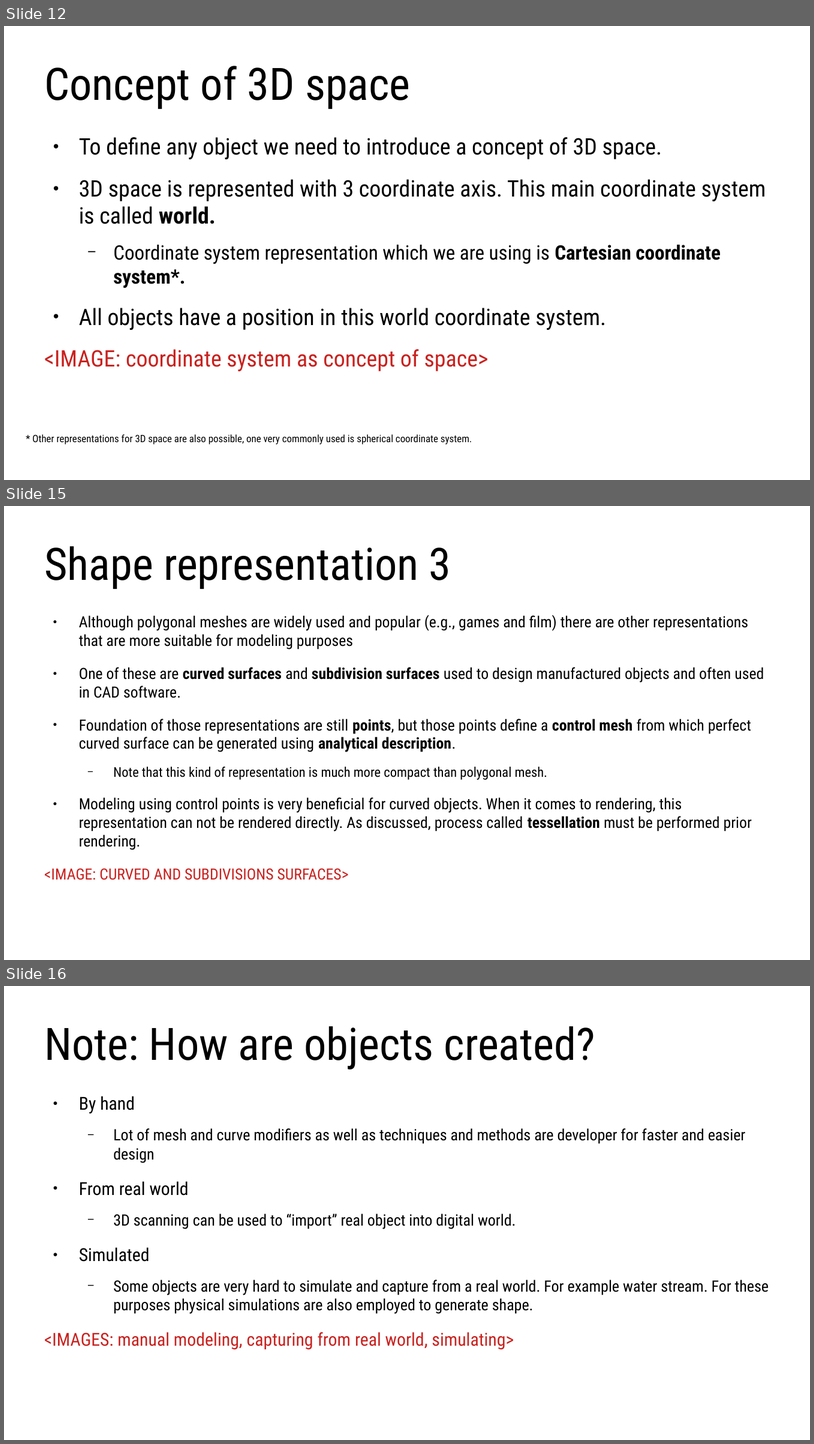
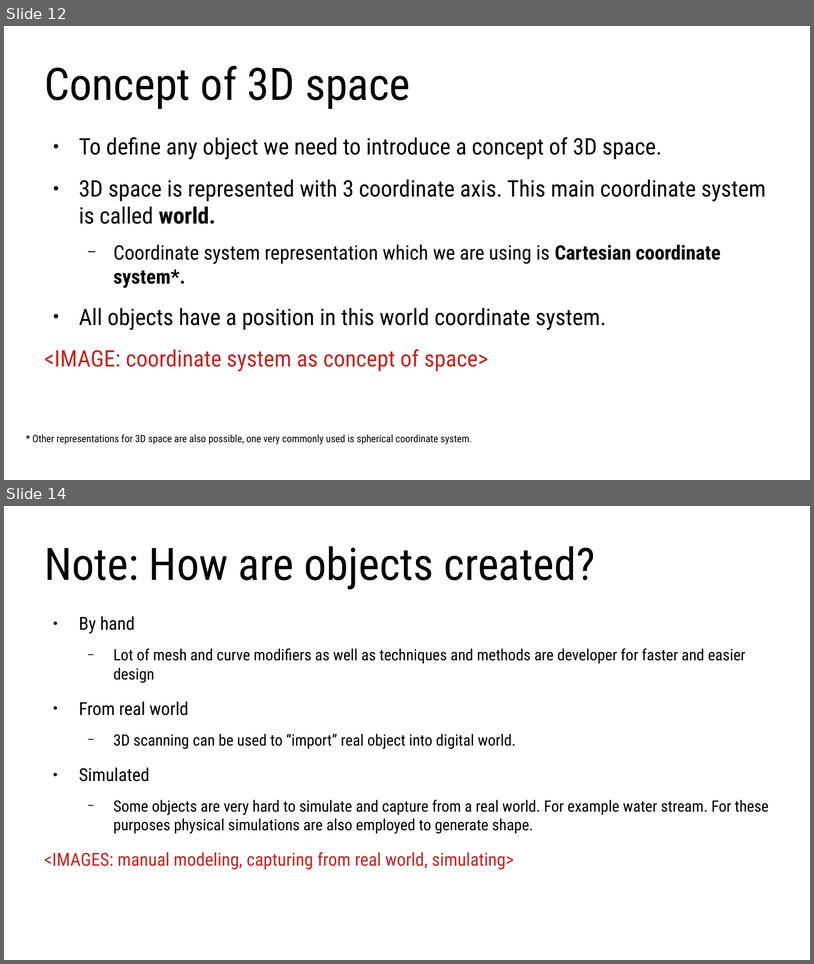
Before and after one commit to lorentzo/IntroductionToComputerGraphics, a slide deck: lectures/2_overview_computer_image_generation/computer_image_generation_overview.odp. Shown one above the other, each under a label of ours: slides 12, 15 and 16 before the commit, slides 12 and 14 after it; the slides between them are not shown. The pictures are 814x1444 and 814x964 pixels, drawn with LibreOffice and Linux fonts; fonts in the diff are those of the drawing. Boxes give left, top, right and bottom in pixels: in the first picture for what was removed or moved away, otherwise in the second. Text is boxed around its words. In the diff, an @@ line names an element or a change of style, - is before the commit and + after.

```diff
--- a/lectures/2_overview_computer_image_generation/computer_image_generation_overview.odp
+++ b/lectures/2_overview_computer_image_generation/computer_image_generation_overview.odp
@@ slide 15 removed at (4,506,810,960), background #FFFFFF @@
@@ title removed at (44,546,452,589) @@
-Shape representation 3
@@ text removed at (44,615,764,880) @@
-● Although polygonal meshes are widely used and popular (e.g., games and film) there are other representations that are more suitable for modeling purposes
-● One of these are curved surfaces and subdivision surfaces used to design manufactured objects and often used in CAD software.
-● Foundation of those representations are still points, but those points define a control mesh from which perfect curved surface can be generated using analytical description.
-  − Note that this kind of representation is much more compact than polygonal mesh.
-● Modeling using control points is very beneficial for curved objects. When it comes to rendering, this representation can not be rendered directly. As discussed, process called tessellation must be performed prior rendering.
-<IMAGE: CURVED AND SUBDIVISIONS SURFACES>
@@ what was slide 16 is now slide 14 @@
```
Also in this commit, not shown: 5 slides changed, 1 slide added, 3 other slides removed, 7 other files.
